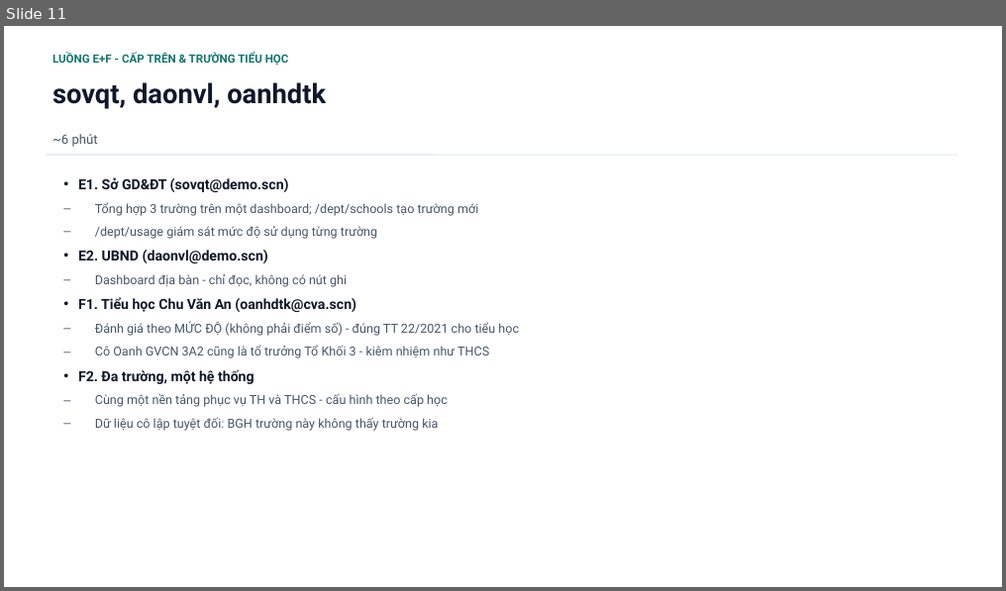
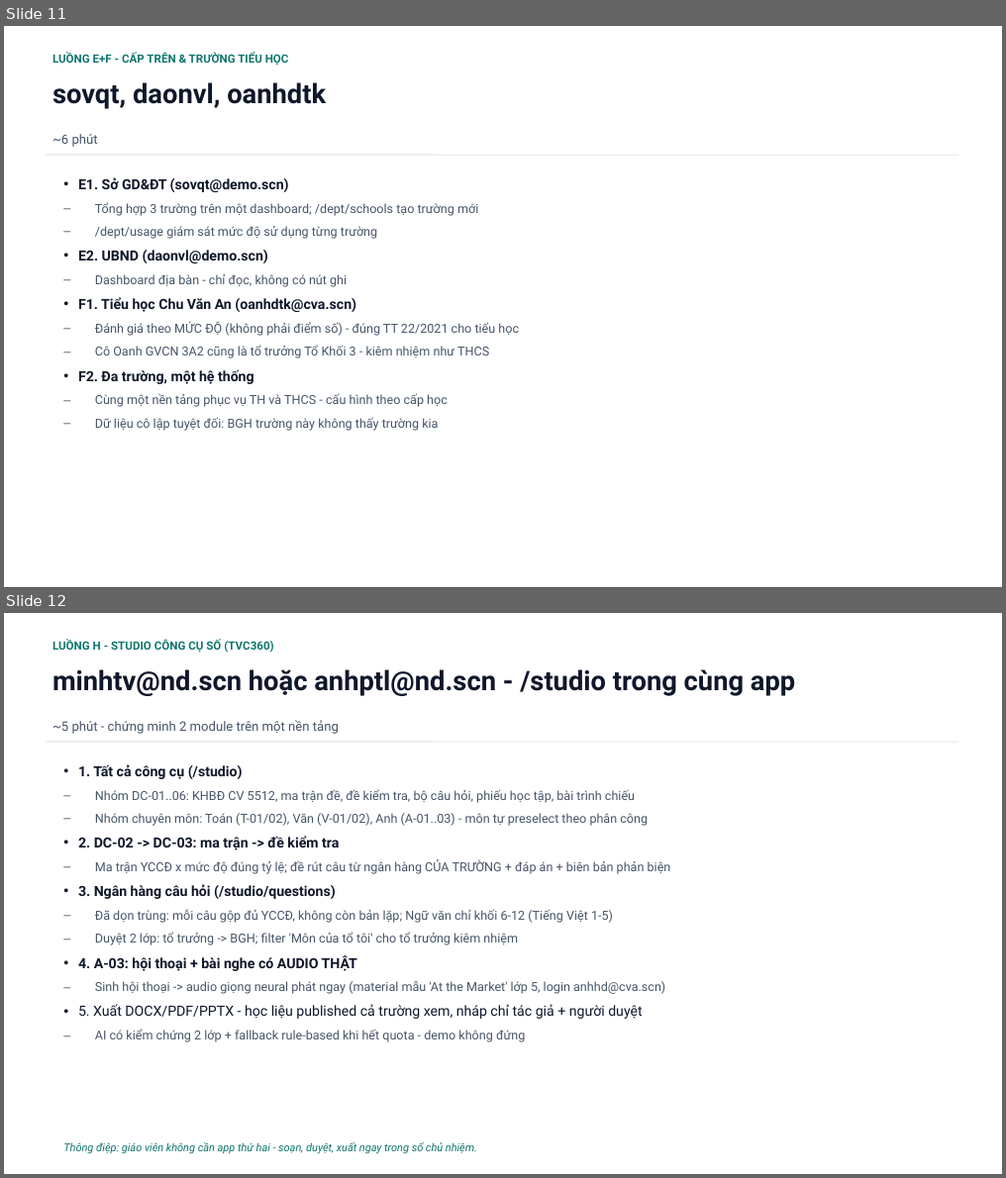
Before and after one commit to saintzzz/so-chu-nhiem-so, a slide deck: docs/handover/KICH-BAN-DEMO.pptx. Shown one above the other, each under a label of ours: slide 11 before the commit, slides 11 and 12 after it. The pictures are 1006x591 and 1006x1178 pixels, drawn with LibreOffice and Linux fonts; fonts in the diff are those of the drawing. Boxes give left, top, right and bottom in pixels: in the first picture for what was removed or moved away, otherwise in the second. Text is boxed around its words. In the diff, an @@ line names an element or a change of style, - is before the commit and + after.

```diff
--- a/docs/handover/KICH-BAN-DEMO.pptx
+++ b/docs/handover/KICH-BAN-DEMO.pptx
@@ slide 12 added at box(4, 613, 1002, 1174), background #FFFFFF @@
@@ text added at box(53, 639, 273, 653), 11 pt, text #0F766E, bold @@
+LUỒNG H - STUDIO CÔNG CỤ SỐ (TVC360)
@@ text added at box(53, 669, 795, 696), 26 pt, text #0F172A, bold @@
+minhtv@nd.scn hoặc anhptl@nd.scn - /studio trong cùng app
@@ text added at box(53, 720, 339, 734), 12.5 pt, text #475569 @@
+~5 phút - chứng minh 2 module trên một nền tảng
@@ line added from (46, 742) to (958, 742), #E2E8F0 1 pt @@
@@ text added at box(78, 764, 671, 1043), 12 pt, text #475569 @@
+• 1. Tất cả công cụ (/studio)
+– Nhóm DC-01..06: KHBĐ CV 5512, ma trận đề, đề kiểm tra, bộ câu hỏi, phiếu học tập, bài trình chiếu
+– Nhóm chuyên môn: Toán (T-01/02), Văn (V-01/02), Anh (A-01..03) - môn tự preselect theo phân công
+• 2. DC-02 -> DC-03: ma trận -> đề kiểm tra
+– Ma trận YCCĐ x mức độ đúng tỷ lệ; đề rút câu từ ngân hàng CỦA TRƯỜNG + đáp án + biên bản phản biện
+• 3. Ngân hàng câu hỏi (/studio/questions)
+– Đã dọn trùng: mỗi câu gộp đủ YCCĐ, không còn bản lặp; Ngữ văn chỉ khối 6-12 (Tiếng Việt 1-5)
+– Duyệt 2 lớp: tổ trưởng -> BGH; filter 'Môn của tổ tôi' cho tổ trưởng kiêm nhiệm
+• 4. A-03: hội thoại + bài nghe có AUDIO THẬT
+– Sinh hội thoại -> audio giọng neural phát ngay (material mẫu 'At the Market' lớp 5, login anhhd@cva.scn)
+• 5. Xuất DOCX/PDF/PPTX - học liệu published cả trường xem, nháp chỉ tác giả + người duyệt
+– AI có kiểm chứng 2 lớp + fallback rule-based khi hết quota - demo không đứng
@@ text added at box(63, 1143, 477, 1155), 10.5 pt, text #0F766E, italic @@
+Thông điệp: giáo viên không cần app thứ hai - soạn, duyệt, xuất ngay trong sổ chủ nhiệm.
```
Also in this commit, not shown: 1 slide changed, 16 other files.
